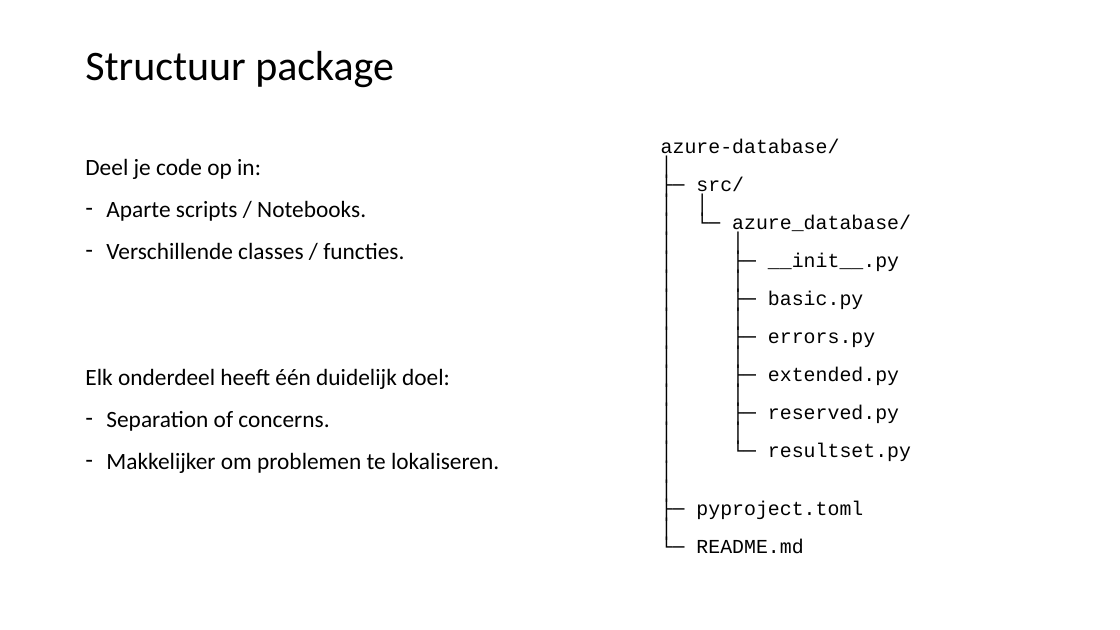
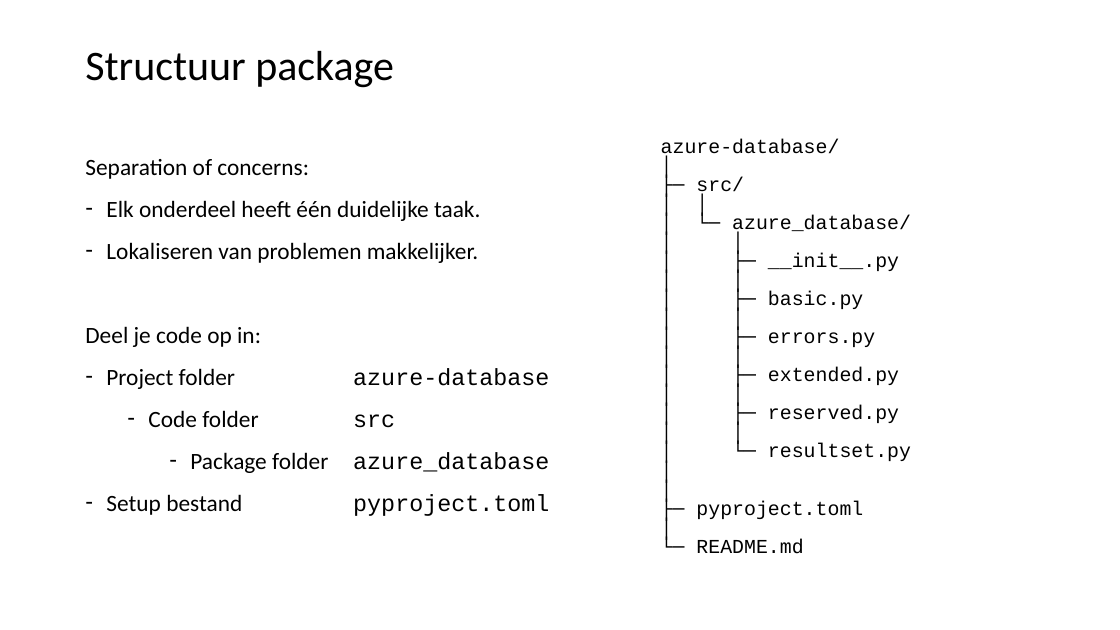
Before and after one commit to LFKoning/knowledge-sharing, a slide deck: slide 13 of python_course/2_production_code/python_cursus_2.pptx. Drawn at 1120x630 pixels with LibreOffice and Linux fonts; fonts in the diff are those of the drawing. Boxes give left, top, right and bottom in pixels: in the first picture for what was removed or moved away, otherwise in the second. Text is boxed around its words. In the diff, an @@ line names an element or a change of style, - is before the commit and + after.

```diff
--- a/python_course/2_production_code/python_cursus_2.pptx
+++ b/python_course/2_production_code/python_cursus_2.pptx
@@ text at <box>85,159,480,263</box>: paragraphs added @@
+Separation of concerns:
+– Elk onderdeel heeft één duidelijke taak.
+– Lokaliseren van problemen makkelijker.
@@ text at <box>106,368,549,516</box>: text changed @@
-– Aparte scripts / Notebooks.
-– Verschillende classes / functies.
-Elk onderdeel heeft één duidelijk doel:
-– Separation of concerns.
-– Makkelijker om problemen te lokaliseren.
+– Project folder azure-database
+  – Code folder src
+    – Package folder azure_database
+– Setup bestand pyproject.toml
```
Also in this commit, not shown: 10 other slides changed, 8 other files.
